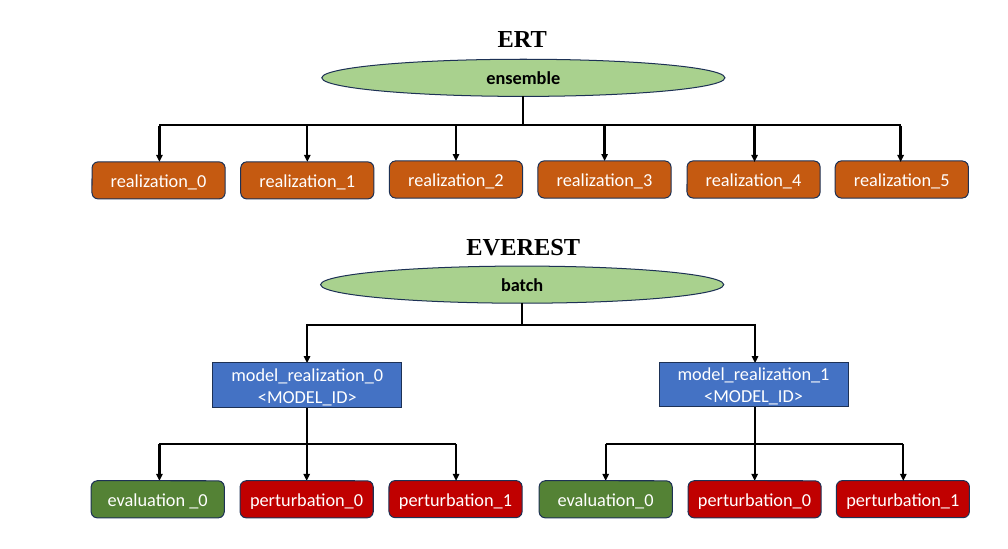
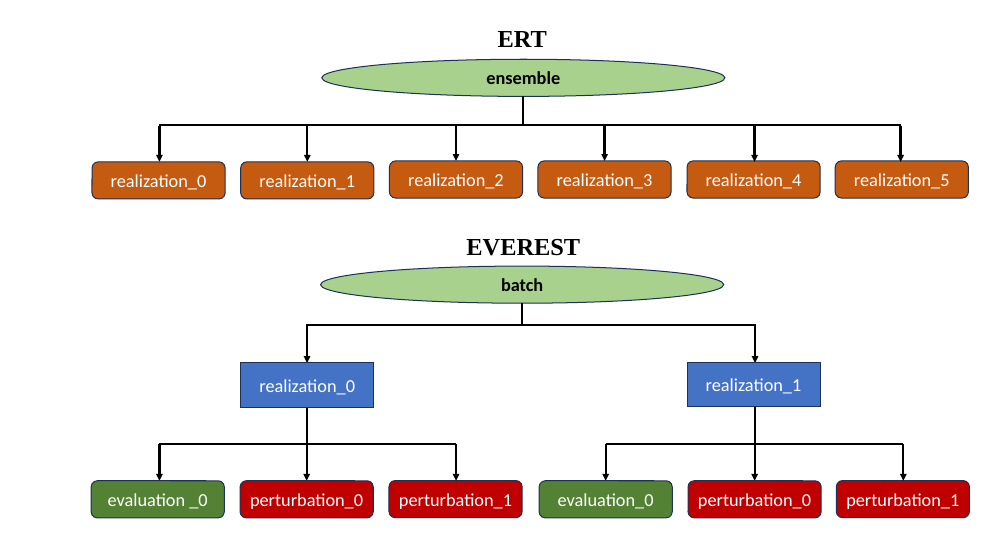
Before and after one commit to equinor/ert, a slide deck: slide 1 of docs/everest/images/Difference_Ert_Everest_DataModels.pptx. Drawn at 1008x549 pixels with LibreOffice and Linux fonts; fonts in the diff are those of the drawing. Boxes give left, top, right and bottom in pixels: in the first picture for what was removed or moved away, otherwise in the second. Text is boxed around its words. In the diff, an @@ line names an element or a change of style, - is before the commit and + after.

```diff
--- a/docs/everest/images/Difference_Ert_Everest_DataModels.pptx
+++ b/docs/everest/images/Difference_Ert_Everest_DataModels.pptx
@@ rectangle "realization_0": place and size @@
-rectangle "realization_0" at box(213, 363, 402, 407)
+rectangle "realization_0" at box(241, 363, 374, 407)
@@ text in rectangle at box(259, 379, 355, 395): text changed @@
-model_realization_0 <MODEL_ID>
+realization_0
@@ rectangle "realization_1": place and size @@
-rectangle "realization_1" at box(659, 362, 848, 407)
+rectangle "realization_1" at box(687, 362, 820, 407)
@@ text in rectangle at box(706, 378, 802, 394): text changed @@
-model_realization_1 <MODEL_ID>
+realization_1
```
Also in this commit, not shown: 1 other slide changed, 3 other files.
